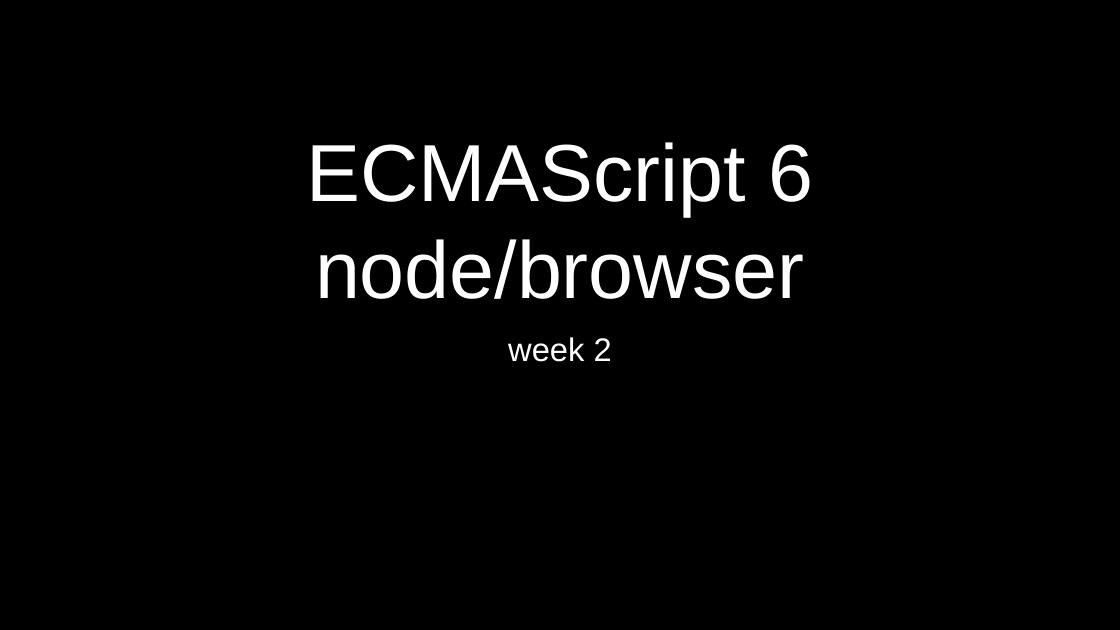
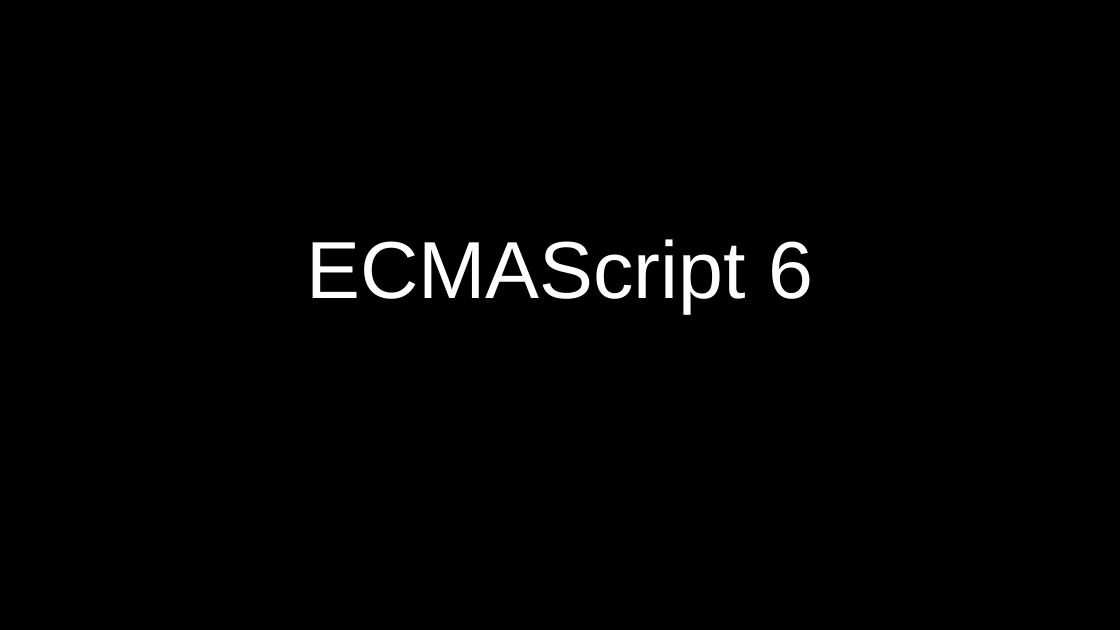
Before and after one commit to petereijgermans11/frontend-cursus, a slide deck: slide 1 of frontend-cursus/ 4 - ECMAScript 6 node-browser.pptx. Drawn at 1120x630 pixels with LibreOffice and Linux fonts; fonts in the diff are those of the drawing. Boxes give left, top, right and bottom in pixels: in the first picture for what was removed or moved away, otherwise in the second. Text is boxed around its words. In the diff, an @@ line names an element or a change of style, - is before the commit and + after.

```diff
--- a/frontend-cursus/ 4 - ECMAScript 6 node-browser.pptx
+++ b/frontend-cursus/ 4 - ECMAScript 6 node-browser.pptx
@@ title at [315, 239, 804, 299]: paragraph removed @@
-node/browser
@@ subtitle removed at [508, 337, 612, 362] @@
-week 2
```
Also in this commit, not shown: 11 other files.
